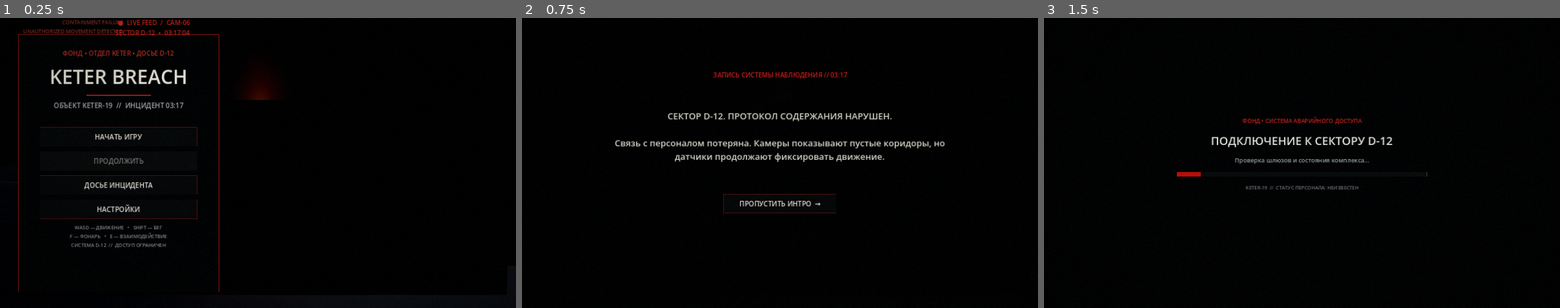
Above: before the commit, frames 1-3 (left to right).
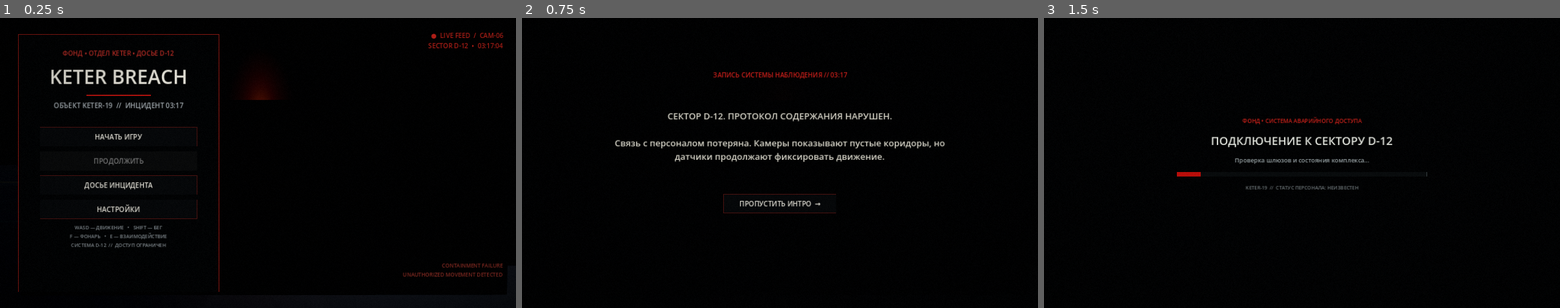
Above: after the commit, the same moments.

Repository: Keter-Breach/keter-breach.ru
Game: Godot game, scene res://scenes/main.tscn
Two runs of this game, one before a commit and one after it. Both use one fixed random seed, a clock stepped at 60 frames per second and the inputs below.
Inputs:
- Up to frame 1 (0.25 s): no input
- Up to frame 2 (0.75 s): click "НАЧАТЬ ИГРУ" at 0.5 s
- Up to frame 3 (1.5 s): click "ПРОПУСТИТЬ ИНТРО →" at 1.25 s

The runs differ from the first frame. In frame 1, 1.1% of the frame differs, in the area x 4-98%, y 0-90%; in frame 2, nothing differs; in frame 3, nothing differs.

Commit message:
Align cinematic menu overlays responsively

Diff:
--- a/godot-prototype/scripts/main.gd
+++ b/godot-prototype/scripts/main.gd
@@ -604,8 +604,14 @@
 	var camera_feed := Label.new()
 	camera_feed.name = "CameraFeedLabel"
 	camera_feed.text = "●  LIVE FEED  /  CAM-06\nSECTOR D-12  •  03:17:04"
-	camera_feed.position = Vector2(0.66, 0.045)
-	camera_feed.size = Vector2(470, 58)
+	camera_feed.anchor_left = 0.66
+	camera_feed.anchor_right = 0.975
+	camera_feed.anchor_top = 0.045
+	camera_feed.anchor_bottom = 0.13
+	camera_feed.offset_left = 0
+	camera_feed.offset_right = 0
+	camera_feed.offset_top = 0
+	camera_feed.offset_bottom = 0
 	camera_feed.add_theme_font_size_override("font_size", 16)
 	camera_feed.add_theme_color_override("font_color", Color(0.92, 0.16, 0.12, 0.9))
 	camera_feed.horizontal_alignment = HORIZONTAL_ALIGNMENT_RIGHT
@@ -613,8 +619,14 @@
 	var incident_stamp := Label.new()
 	incident_stamp.name = "IncidentStamp"
 	incident_stamp.text = "CONTAINMENT FAILURE\nUNAUTHORIZED MOVEMENT DETECTED"
-	incident_stamp.position = Vector2(0.64, 0.86)
-	incident_stamp.size = Vector2(0.33, 70)
+	incident_stamp.anchor_left = 0.64
+	incident_stamp.anchor_right = 0.975
+	incident_stamp.anchor_top = 0.84
+	incident_stamp.anchor_bottom = 0.94
+	incident_stamp.offset_left = 0
+	incident_stamp.offset_right = 0
+	incident_stamp.offset_top = 0
+	incident_stamp.offset_bottom = 0
 	incident_stamp.add_theme_font_size_override("font_size", 13)
 	incident_stamp.add_theme_color_override("font_color", Color(0.78, 0.25, 0.2, 0.78))
 	incident_stamp.horizontal_alignment = HORIZONTAL_ALIGNMENT_RIGHT
